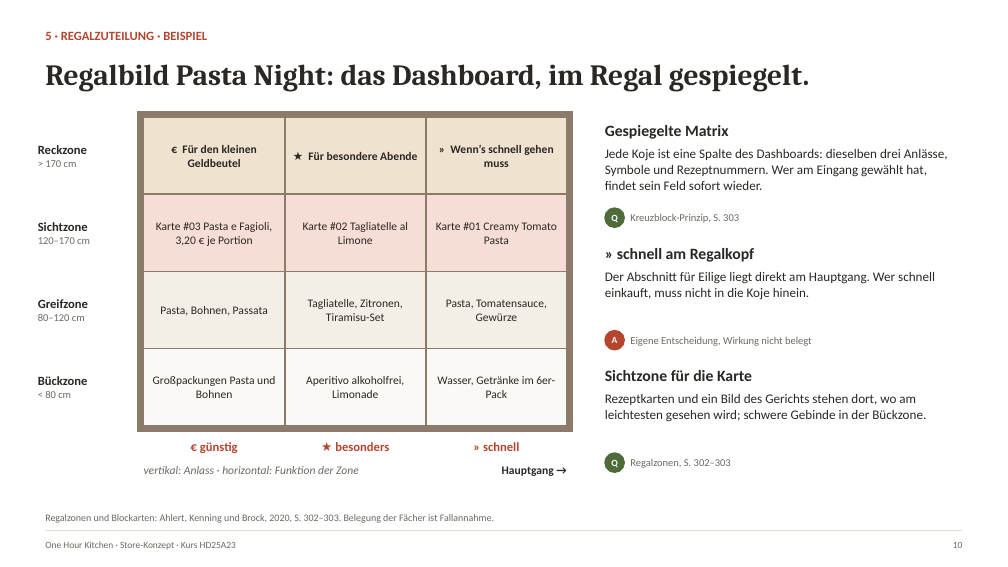
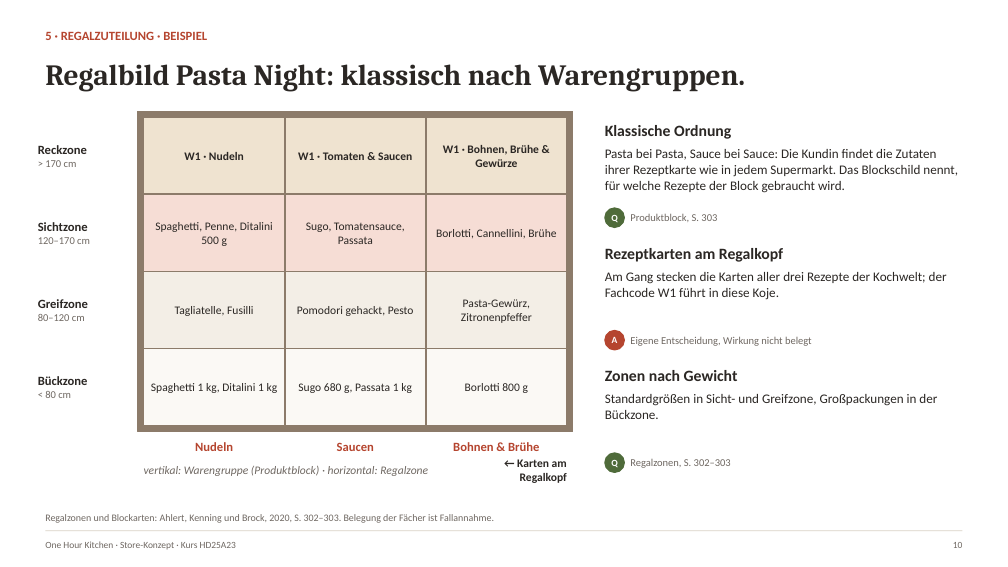
Before and after one commit to benhaaf/one-hour-kitchen, a slide deck: slide 10 of praesentation/One_Hour_Kitchen_Store-Konzept_v2.pptx. Drawn at 1008x567 pixels with LibreOffice and Linux fonts; fonts in the diff are those of the drawing. Boxes give left, top, right and bottom in pixels: in the first picture for what was removed or moved away, otherwise in the second. Text is boxed around its words. In the diff, an @@ line names an element or a change of style, - is before the commit and + after.

```diff
--- a/praesentation/One_Hour_Kitchen_Store-Konzept_v2.pptx
+++ b/praesentation/One_Hour_Kitchen_Store-Konzept_v2.pptx
@@ text at box(45, 64, 745, 91): text changed @@
-Regalbild Pasta Night: das Dashboard, im Regal gespiegelt.
+Regalbild Pasta Night: klassisch nach Warengruppen.
@@ text at box(443, 145, 539, 167): text changed @@
-» Wenn’s schnell gehen muss
+W1 · Bohnen, Brühe & Gewürze
@@ text at box(605, 125, 731, 139): text changed @@
-Gespiegelte Matrix
+Klassische Ordnung
@@ text at box(605, 149, 958, 193): text changed @@
-Jede Koje ist eine Spalte des Dashboards: dieselben drei Anlässe, Symbole und Rezeptnummern. Wer am Eingang gewählt hat, findet sein Feld sofort wieder.
+Pasta bei Pasta, Sauce bei Sauce: Die Kundin findet die Zutaten ihrer Rezeptkarte wie in jedem Supermarkt. Das Blockschild nennt, für welche Rezepte der Block gebraucht wird.
@@ text at box(184, 152, 244, 160): text changed @@
-€ Für den kleinen Geldbeutel
+W1 · Nudeln
@@ text at box(298, 152, 412, 160): text changed @@
-★ Für besondere Abende
+W1 · Tomaten & Saucen
@@ text at box(155, 222, 273, 246): text changed @@
-Karte #03 Pasta e Fagioli, 3,20 € je Portion
+Spaghetti, Penne, Ditalini 500 g
@@ text at box(306, 222, 405, 244): text changed @@
-Karte #02 Tagliatelle al Limone
+Sugo, Tomatensauce, Passata
@@ text at box(436, 229, 556, 238): text changed @@
-Karte #01 Creamy Tomato Pasta
+Borlotti, Cannellini, Brühe
@@ text at box(630, 214, 717, 222): text changed @@
-Kreuzblock-Prinzip, S. 303
+Produktblock, S. 303
@@ text at box(605, 248, 783, 262): text changed @@
-» schnell am Regalkopf
+Rezeptkarten am Regalkopf
@@ text at box(461, 299, 532, 323): text changed @@
-Pasta, Tomatensauce, Gewürze
+Pasta-Gewürz, Zitronenpfeffer
@@ text at box(605, 272, 947, 300): text changed @@
-Der Abschnitt für Eilige liegt direkt am Hauptgang. Wer schnell einkauft, muss nicht in die Koje hinein.
+Am Gang stecken die Karten aller drei Rezepte der Kochwelt; der Fachcode W1 führt in diese Koje.
@@ text at box(175, 306, 254, 316): text changed @@
-Pasta, Bohnen, Passata
+Tagliatelle, Fusilli
@@ text at box(297, 306, 414, 316): text changed @@
-Tagliatelle, Zitronen, Tiramisu-Set
+Pomodori gehackt, Pesto
@@ text at box(151, 383, 278, 393): text changed @@
-Großpackungen Pasta und Bohnen
+Spaghetti 1 kg, Ditalini 1 kg
@@ text at box(298, 383, 412, 393): text changed @@
-Aperitivo alkoholfrei, Limonade
+Sugo 680 g, Passata 1 kg
@@ text at box(465, 383, 528, 393): text changed @@
-Wasser, Getränke im 6er-Pack
+Borlotti 800 g
@@ text at box(605, 370, 738, 381): text changed @@
-Sichtzone für die Karte
+Zonen nach Gewicht
@@ text at box(605, 394, 937, 419): text changed @@
-Rezeptkarten und ein Bild des Gerichts stehen dort, wo am leichtesten gesehen wird; schwere Gebinde in der Bückzone.
+Standardgrößen in Sicht- und Greifzone, Großpackungen in der Bückzone.
@@ text at box(195, 442, 233, 451): text changed @@
-€ günstig
+Nudeln
@@ text at box(337, 442, 374, 451): text changed @@
-★ besonders
+Saucen
@@ text at box(453, 442, 539, 451): text changed @@
-» schnell
+Bohnen & Brühe
@@ text at box(144, 466, 428, 476): text changed @@
-vertikal: Anlass · horizontal: Funktion der Zone
+vertikal: Warengruppe (Produktblock) · horizontal: Regalzone
@@ text at box(517, 459, 567, 483): text changed @@
-Hauptgang →
+← Karten am Regalkopf
```
Also in this commit, not shown: 2 other slides changed, 6 other files.
